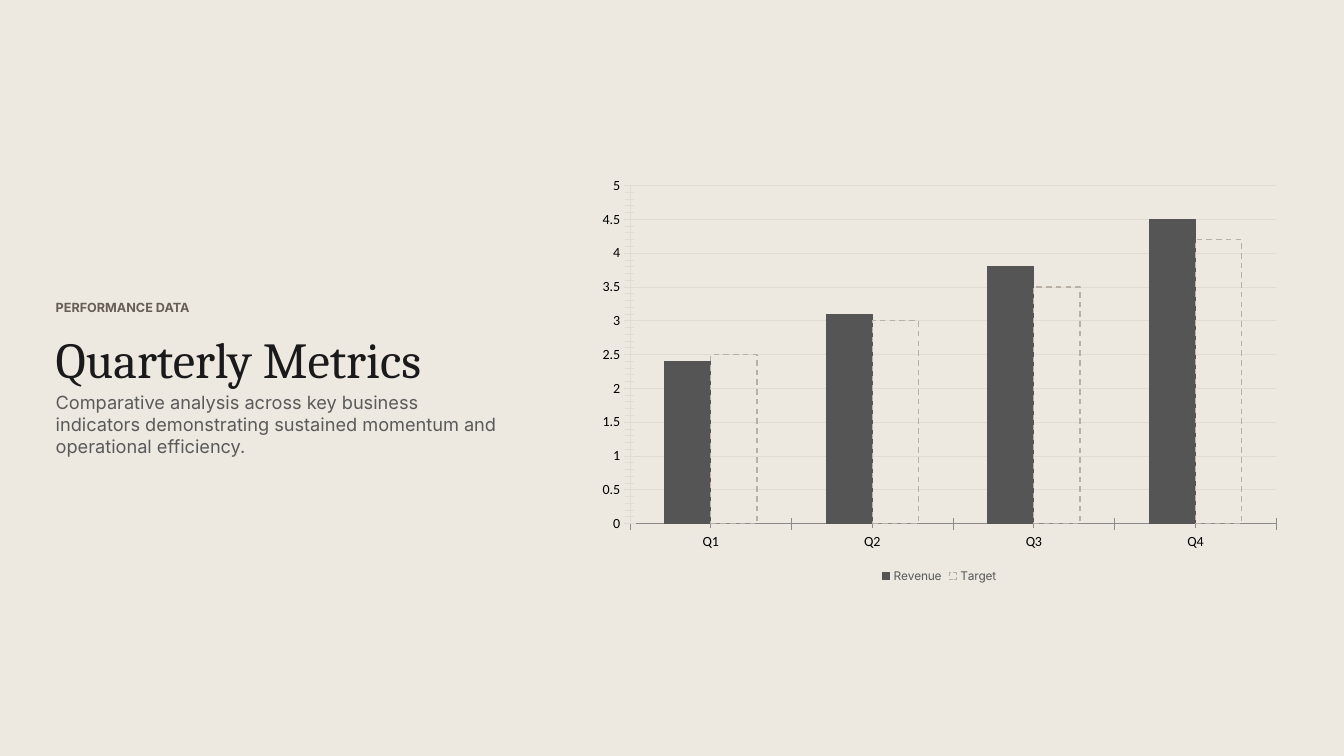
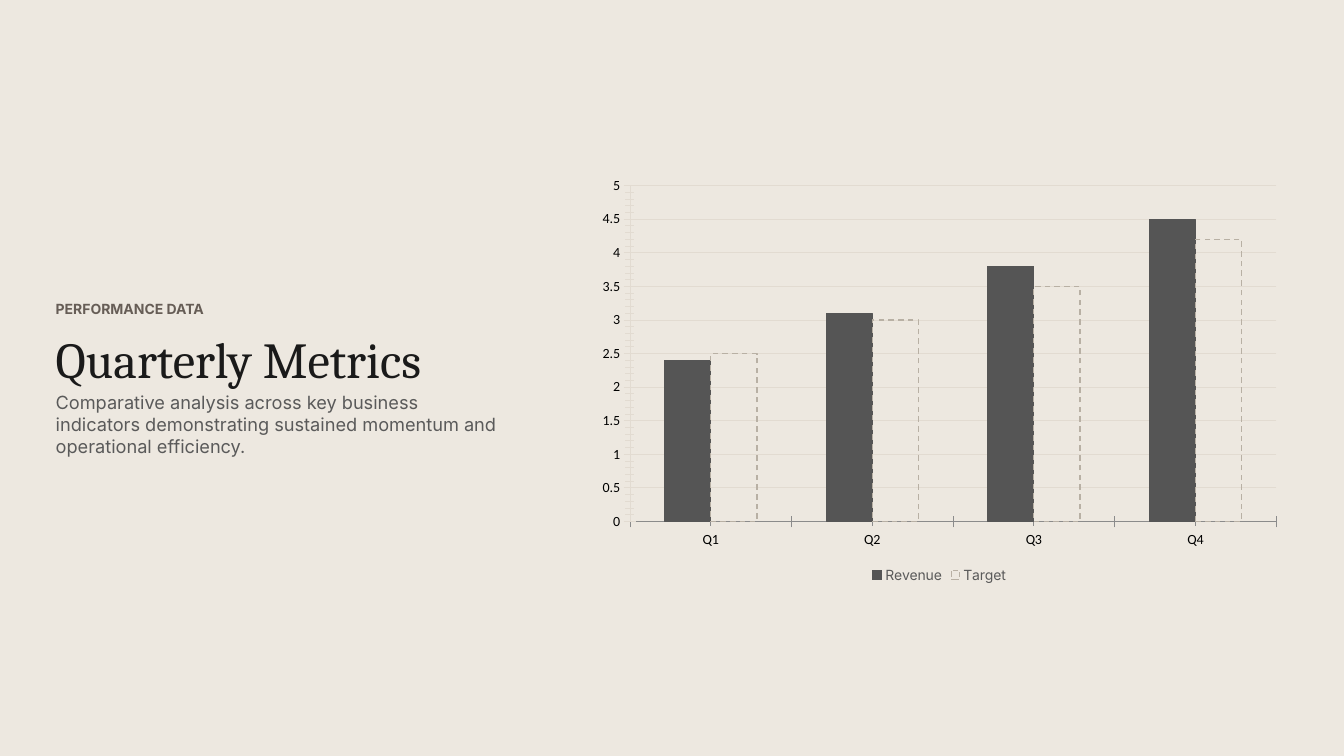
Before and after one commit to hustcer/pptx-nova, a slide deck: slide 4 of pptx-nova/assets/examples/cartesian/deck.pptx. Drawn at 1344x756 pixels with LibreOffice and Linux fonts; fonts in the diff are those of the drawing. Boxes give left, top, right and bottom in pixels: in the first picture for what was removed or moved away, otherwise in the second. Text is boxed around its words. In the diff, an @@ line names an element or a change of style, - is before the commit and + after.

```diff
--- a/pptx-nova/assets/examples/cartesian/deck.pptx
+++ b/pptx-nova/assets/examples/cartesian/deck.pptx
@@ column chart at (589, 169, 1291, 588) @@
@@ legend changed @@
@@ text "PERFORMANCE DATA" at (56, 304, 204, 314): size 9 to 10 pt @@
```
Also in this commit, not shown: 8 other slides changed, 24 other files.
